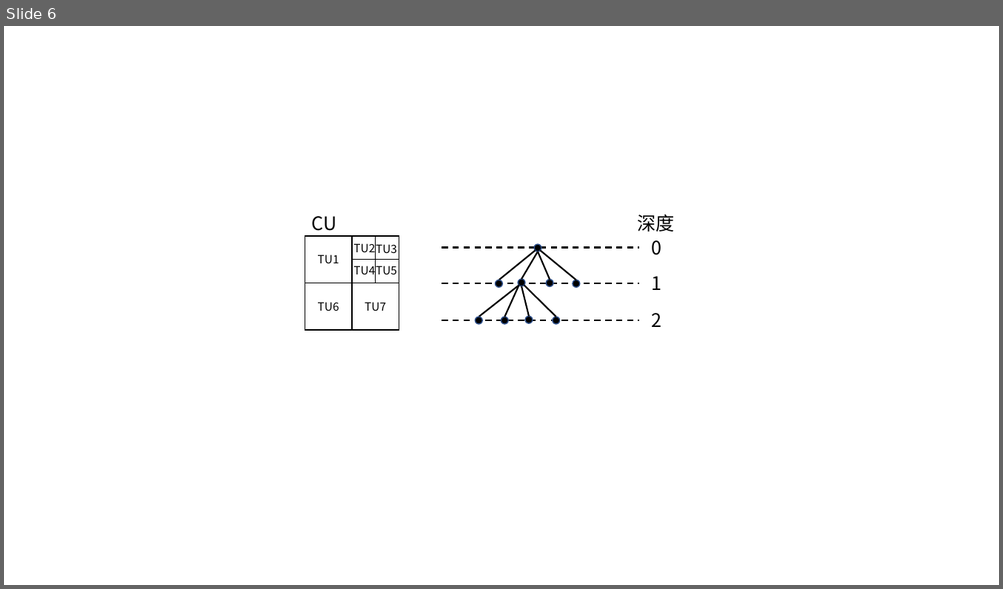
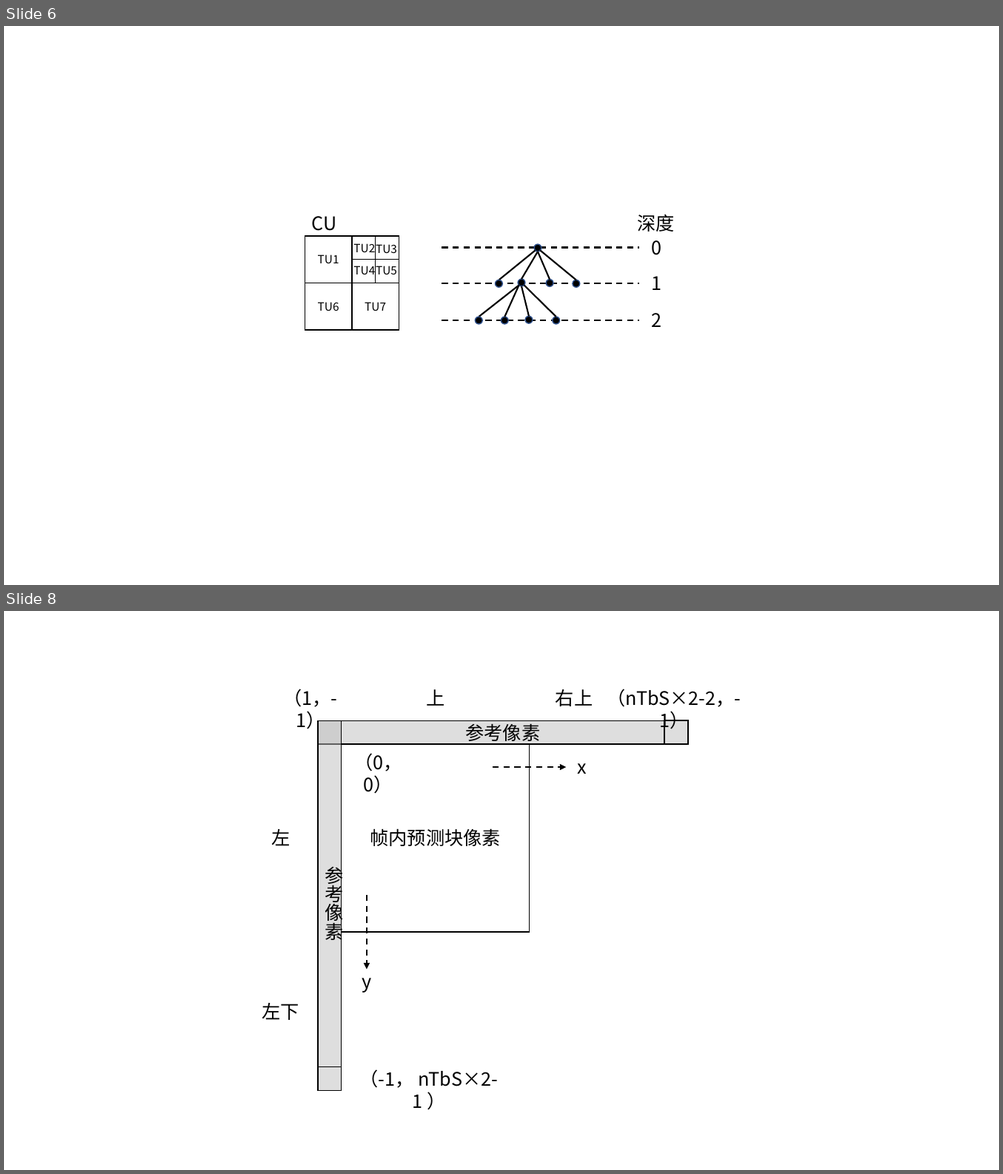
Before and after one commit to imdonnie/FinalProject, a slide deck: 图表素材.pptx. Shown one above the other, each under a label of ours: slide 6 before the commit, slides 6 and 8 after it; the slides between them are not shown. The pictures are 1003x589 and 1003x1174 pixels, drawn with LibreOffice and Linux fonts; fonts in the diff are those of the drawing. Boxes give left, top, right and bottom in pixels: in the first picture for what was removed or moved away, otherwise in the second. Text is boxed around its words. In the diff, an @@ line names an element or a change of style, - is before the commit and + after.

```diff
--- a/图表素材.pptx
+++ b/图表素材.pptx
@@ slide 8 added at bbox=[4, 611, 999, 1170], background #FFFFFF @@
@@ text added at bbox=[283, 689, 337, 732], 18 pt, text #000000 @@
+（1，-1）
@@ text added at bbox=[426, 689, 444, 706], 18 pt, text #000000 @@
+上
@@ text added at bbox=[555, 689, 592, 706], 18 pt, text #000000 @@
+右上
@@ text added at bbox=[606, 689, 740, 732], 18 pt, text #000000 @@
+（nTbS×2-2，-1）
@@ rectangle added at bbox=[318, 721, 688, 743], fill #BFBFBF at 50% opacity, outline #000000 1 pt @@
@@ rectangle added at bbox=[318, 721, 341, 1091], fill #BFBFBF at 50% opacity, outline #000000 1 pt @@
@@ text added at bbox=[466, 721, 540, 744], 18 pt, text #000000 @@
+参考像素
@@ rectangle added at bbox=[664, 721, 688, 743], outline #000000 1 pt @@
@@ rectangle added at bbox=[341, 744, 529, 933], outline #000000 1 pt @@
@@ text added at bbox=[354, 753, 401, 794], 18 pt, text #000000 @@
+（0，0）
@@ text added at bbox=[578, 763, 587, 774], 18 pt, text #000000 @@
+x
@@ arrow added from (492, 767) to (566, 767), #000000 1.5 pt dashed @@
@@ text added at bbox=[271, 829, 290, 846], 18 pt, text #000000 @@
+左
@@ text added at bbox=[370, 829, 500, 846], 18 pt, text #000000 @@
+帧内预测块像素
@@ text added at bbox=[324, 863, 343, 943], 18 pt, text #000000 @@
+参考像素
@@ arrow added from (367, 895) to (367, 969), #000000 1.5 pt dashed @@
@@ text added at bbox=[361, 978, 371, 993], 18 pt, text #000000 @@
+y
@@ text added at bbox=[262, 1003, 299, 1020], 18 pt, text #000000 @@
+左下
@@ rectangle added at bbox=[317, 1068, 341, 1091], outline #000000 1 pt @@
@@ text added at bbox=[359, 1070, 498, 1108], 18 pt, text #000000 @@
+（-1， nTbS×2-1 ）
```
Also in this commit, not shown: 2 slides changed, 3 other slides added, 11 other files.
